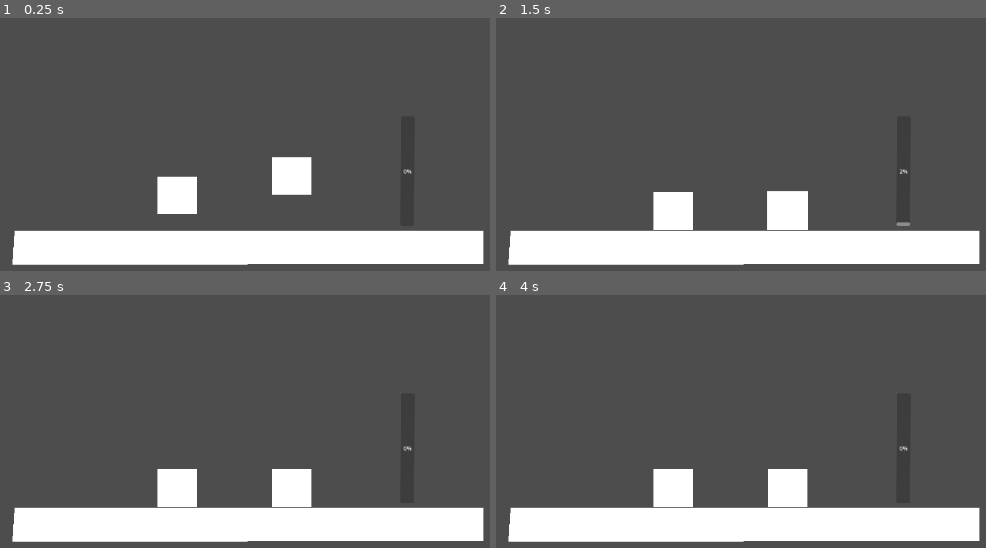
Above: before the commit, frames 1-4 (two rows, left to right).
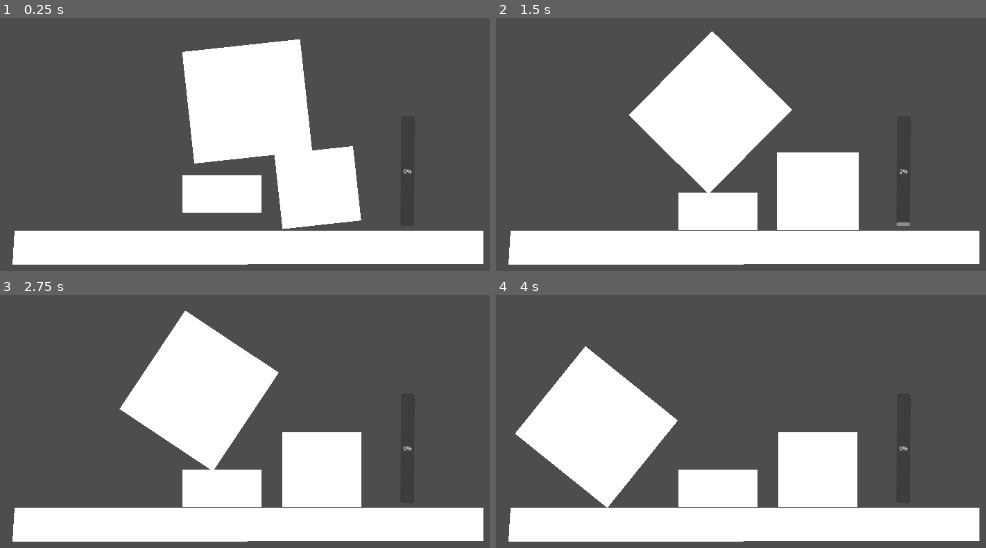
Above: after the commit, the same moments.

Repository: mgi-dev/size-them-up
Game: Godot game, scene res://scenes/main.tscn
Same seed, same stepped clock (60 frames per second), same inputs: the game is played once before the commit and once after it.
Inputs (mouse positions are in pixels of both pictures, inside the frame that each line leads up to):
- Up to frame 1 (0.25 s): no input
- Up to frame 2 (1.5 s): move the mouse to (672, 210) at 0.52 s; hold Right mouse button (size_down) 0.53-1.28 s; click (672, 210) at 0.8 s; move the mouse to (790, 210) at 1.27 s; click (790, 210) at 1.35 s
- Up to frame 3 (2.75 s): right-click (294, 487) at 1.55 s; move the mouse to (480, 421) at 2.02 s; hold Right mouse button (size_down) from 2.03 s (still down); click (480, 421) at 2.3 s
- Up to frame 4 (4 s): move the mouse to (outside the picture) at 2.77 s; release Right mouse button (size_down) at 2.78 s; click (outside the picture) at 2.85 s; right-click (outside the picture) at 3.05 s; move the mouse to (outside the picture) at 3.52 s; hold Right mouse button (size_down) from 3.53 s (still down); click (outside the picture) at 3.8 s

The runs differ from the first frame. In frame 1, 18% of the frame differs, in the area x 32-74%, y 8-84%; in frame 2, 18%, in the area x 27-75%, y 5-84%; in frame 3, 18%; in frame 4, 18%.

Commit message:
resizable from parent

Diff:
--- a/scenes/ResizableV2.tscn
+++ b/scenes/ResizableV2.tscn
@@ -8,8 +8,11 @@
 [sub_resource type="RectangleShape2D" id="RectangleShape2D_oxfvr"]
 size = Vector2(57, 54)
 
-[node name="ResizableV2" type="RigidBody2D" unique_id=2113696681]
+[node name="ResizableV2" type="RigidBody2D" unique_id=2113696681 node_paths=PackedStringArray("sprite", "hitbox", "mouse_detector")]
 script = ExtResource("1_27yq0")
+sprite = NodePath("Polygon2D")
+hitbox = NodePath("CollisionShape2D")
+mouse_detector = NodePath("MouseDedector/MouseDetectorCollisionShape")
 
 [node name="CollisionShape2D" type="CollisionShape2D" parent="." unique_id=1724077664]
 visible = false
--- a/scenes/main.tscn
+++ b/scenes/main.tscn
@@ -14,11 +14,17 @@
 polygon = PackedVector2Array(20, 305, 696, 306, 695, 355, 16, 355)
 
 [node name="ResizableV2" parent="." unique_id=2113696681 instance=ExtResource("1_o5qli")]
-position = Vector2(256, 228)
+position = Vector2(321, 226)
+scale = Vector2(2, 1)
 
 [node name="ResizableV3" parent="." unique_id=945991924 instance=ExtResource("1_o5qli")]
-position = Vector2(421, 200)
+position = Vector2(459, 209)
+scale = Vector2(2, 2)
 
 [node name="SizeGauge" parent="." unique_id=1367314203 instance=ExtResource("2_0wfyh")]
 position = Vector2(587, 301)
 scale = Vector2(0.5, 0.5)
+
+[node name="ResizableV4" parent="." unique_id=1337683441 instance=ExtResource("1_o5qli")]
+position = Vector2(358, 99)
+scale = Vector2(3, 3)
--- a/scenes/resizable_v_2.gd
+++ b/scenes/resizable_v_2.gd
@@ -1,41 +1,48 @@
 extends RigidBody2D
 
-@onready var sprite: Polygon2D = $Polygon2D
-@onready var hitbox: CollisionShape2D = $CollisionShape2D
-@onready var mouse_detector: CollisionShape2D = $MouseDedector/MouseDetectorCollisionShape
+@export var sprite: Polygon2D
+@export var hitbox: CollisionShape2D
+@export var mouse_detector: CollisionShape2D
 
 
+var RESIZE_SPEED: float = 0.01
 
+var initial_scale_transform: Vector2 # (2, 2)
+var initial_size: Vector2 # (56, 56)
 
-
-var RESIZE_SPEED = 0.01
-
-var current_scale: float = 1.0
-var new_scale : float = 1.0
-var current_sprite_scale : float = 1.0
+var current_scale_muliplier: float = 1.0
+var new_scale_multiplier : float = 1.0
+# UI is seperated from physics, need it's own var for now.
+var current_sprite_scale_multiplier : float = 1.0
 
 var selected : bool = false
 
-var _default_size: Vector2
-var _default_mouse_detector_size: Vector2
 
 func _ready() -> void:
 	# dedup allow to resizeonly one box. collision shapes are shared are shared ressources by default.
 	hitbox.shape = hitbox.shape.duplicate(true)
-	var shape := hitbox.shape
+	mouse_detector.shape = mouse_detector.shape.duplicate(true)
+
 	# storing size allow to start with various size for component. else will default to (1, 1)
-	_default_size = shape.size
+	initial_size = hitbox.shape.size * scale
 
-	mouse_detector.shape = mouse_detector.shape.duplicate(true)
-	var shape_2 := mouse_detector.shape
-	_default_mouse_detector_size = shape_2.size
+	# setting size for hitbox based on parent transfom scale (1.5, 1.5)
+	hitbox.shape.size = initial_size
+	mouse_detector.shape.size = initial_size
+
+	initial_scale_transform = scale
+	sprite.scale = initial_scale_transform
+
+
+func debug():
+	print(position, sprite.position, sprite.scale, hitbox.position, hitbox.shape.size)
 
 
 # Called every frame. 'delta' is the elapsed time since the previous frame.
 func _process(delta):
 	# called every now and then, for display, animations, etc.
-
-	if abs(current_sprite_scale - new_scale) >= RESIZE_SPEED:
+	# print(RESIZE_SPEED)
+	if abs(current_sprite_scale_multiplier - new_scale_multiplier) >= RESIZE_SPEED:
 		process_sprite_resize()
 
 
@@ -45,7 +52,9 @@
 		size_up()
 		process_hitbox_resize()
 		process_mouse_detector_resize()
-
+		if selected:
+			# debug()
+			pass
 
 	elif Input.is_action_pressed("size_down"):
 		size_down()
@@ -61,31 +70,34 @@
 
 func size_up() -> void:
 	if can_size_up():
-		new_scale = current_scale + RESIZE_SPEED
-		SignalBus.resized.emit(new_scale - current_scale)
+		new_scale_multiplier = current_scale_muliplier + RESIZE_SPEED
+		SignalBus.resized.emit(new_scale_multiplier - current_scale_muliplier)
 
 func size_down() -> void:
 	if can_size_down():
-		new_scale = current_scale - RESIZE_SPEED
-		SignalBus.resized.emit(new_scale - current_scale)
+		new_scale_multiplier = current_scale_muliplier - RESIZE_SPEED
+		SignalBus.resized.emit(new_scale_multiplier - current_scale_muliplier)
 
 
 func process_hitbox_resize() -> void:
-	var shape := hitbox.shape
-	shape.size = _default_size * new_scale
-	current_scale = new_scale
+	hitbox.shape.size = initial_size * new_scale_multiplier
+	current_scale_muliplier = new_scale_multiplier
+
 
 func process_mouse_detector_resize() -> void:
-	var shape := mouse_detector.shape
-	shape.size = _default_mouse_detector_size * new_scale
+	mouse_detector.shape.size = initial_size * new_scale_multiplier
 
 
 func process_sprite_resize() -> void:
-	sprite.scale = Vector2.ONE * new_scale
+	sprite.scale = initial_scale_transform * new_scale_multiplier
+	current_sprite_scale_multiplier = new_scale_multiplier
+
 
 func _on_mouse_dedector_mouse_entered():
+	print("entered")
 	selected = true
 
 
 func _on_mouse_dedector_mouse_exited():
+	print("pas entered")
 	selected = false
